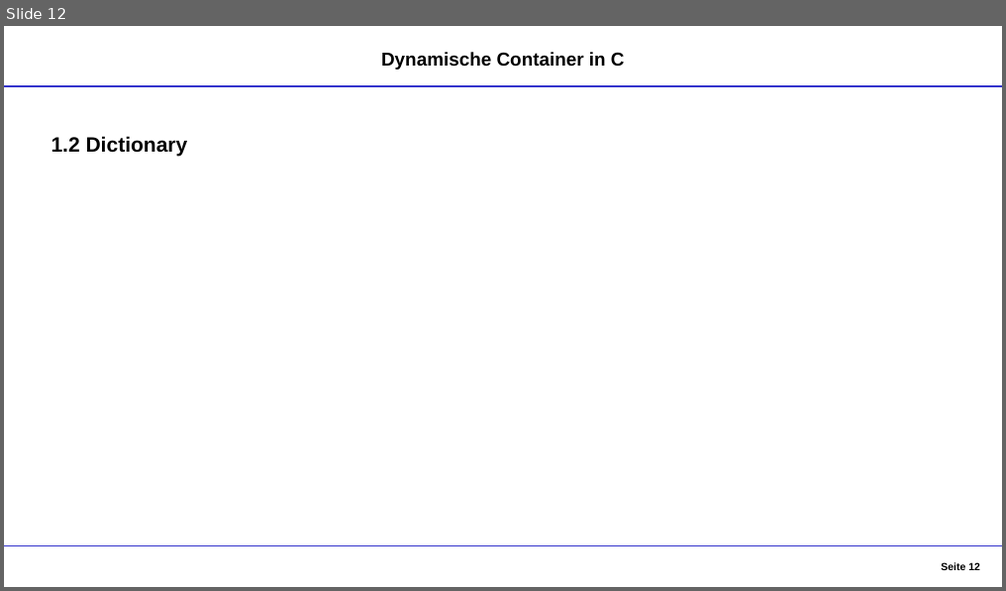
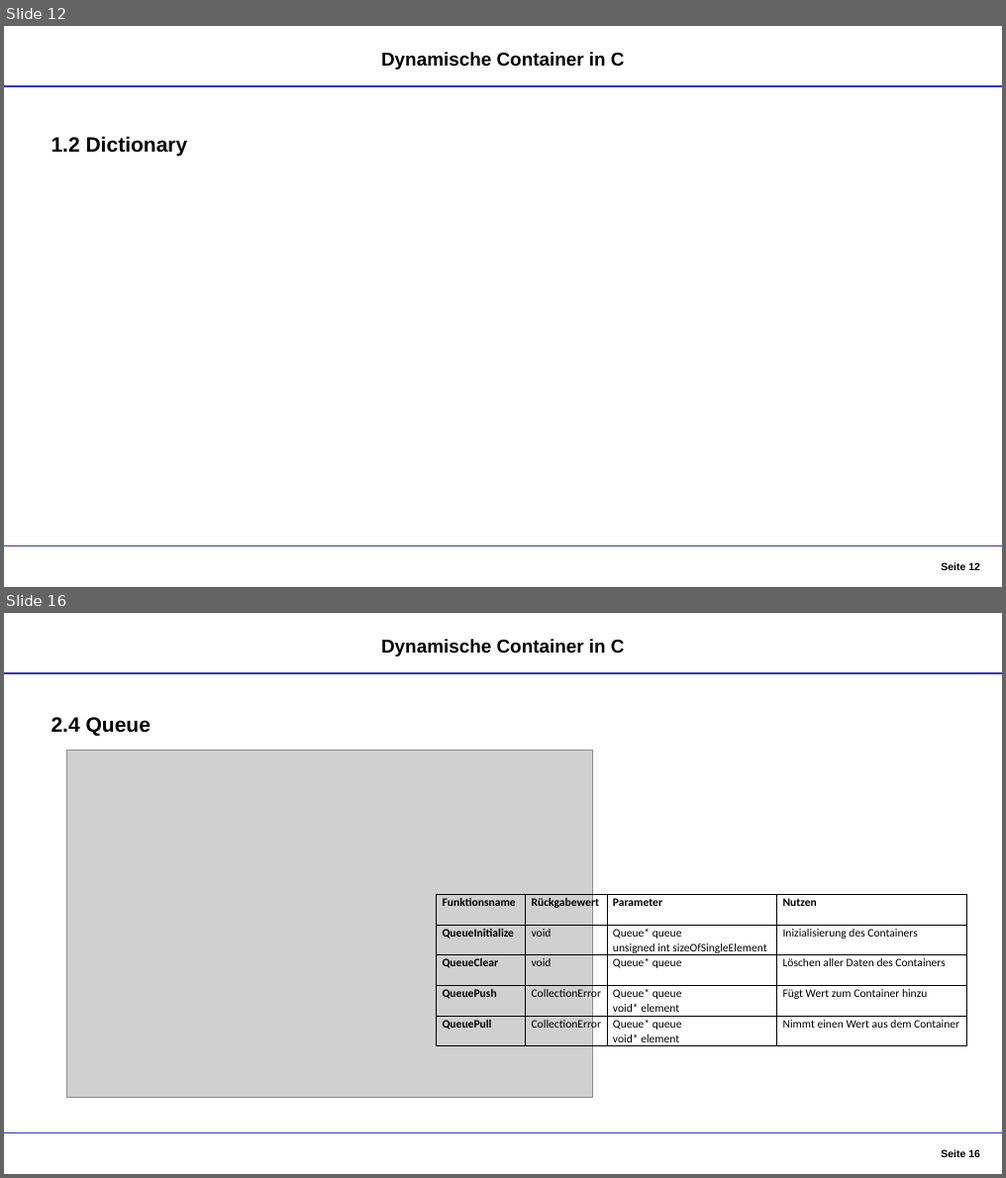
Before and after one commit to DennisGoss99/InPr_DynamicCollections, a slide deck: Dokumentation/Container - Präsentation.pptx. Shown one above the other, each under a label of ours: slide 12 before the commit, slides 12 and 16 after it; the slides between them are not shown. The pictures are 1006x591 and 1006x1178 pixels, drawn with LibreOffice and Linux fonts; fonts in the diff are those of the drawing; grey boxes stand for pictures. Boxes give left, top, right and bottom in pixels: in the first picture for what was removed or moved away, otherwise in the second. Text is boxed around its words. In the diff, an @@ line names an element or a change of style, - is before the commit and + after.

```diff
--- a/Dokumentation/Container - Präsentation.pptx
+++ b/Dokumentation/Container - Präsentation.pptx
@@ slide 16 added at (4, 613, 1002, 1174), background #FFFFFF @@
@@ text added at (381, 639, 625, 657), 18 pt, text #000000, bold @@
+Dynamische Container in C
@@ line added from (4, 673) to (1002, 673), #3333CC 1.25 pt @@
@@ text added at (52, 717, 151, 736), 20 pt, text #000000, bold @@
+2.4 Queue
@@ picture added at (66, 750, 592, 1098) @@
@@ table added at (437, 894, 966, 1047), 5 rows, 4 columns @@
+Funktionsname | Rückgabewert | Parameter | Nutzen
+QueueInitialize | void | Queue* queue / unsigned int sizeOfSingleElement | Inizialisierung des Containers
+QueueClear | void | Queue* queue | Löschen aller Daten des Containers
+QueuePush | CollectionError | Queue* queue / void* element | Fügt Wert zum Container hinzu
+QueuePull | CollectionError | Queue* queue / void* element | Nimmt einen Wert aus dem Container
@@ line added from (4, 1134) to (1002, 1134), #3333CC 1.25 pt @@
@@ page number added at (941, 1150, 980, 1157), 10 pt, text #000000, bold @@
+Seite 16
```
Also in this commit, not shown: 6 other slides added, 6 other files.
